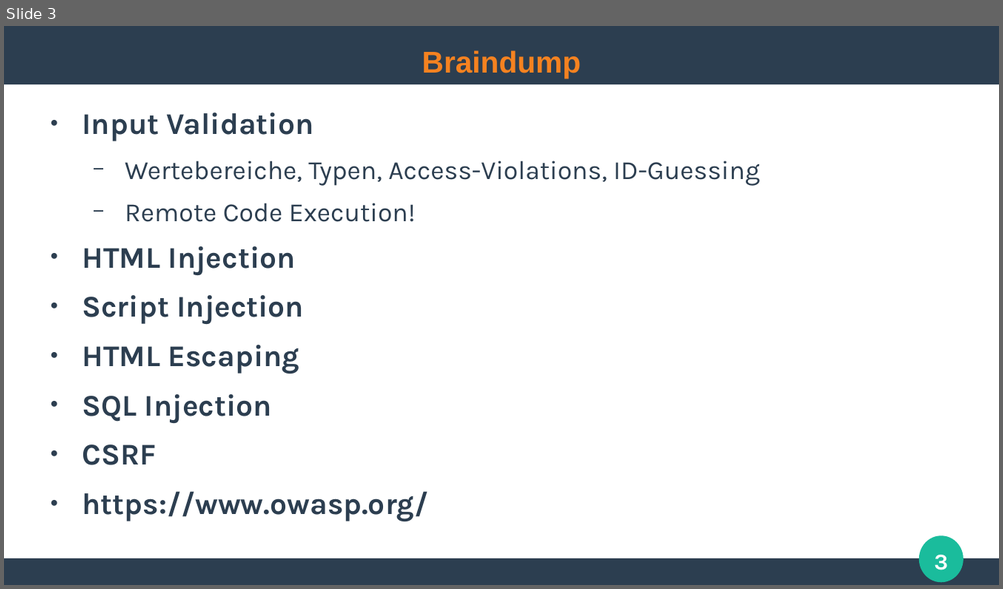
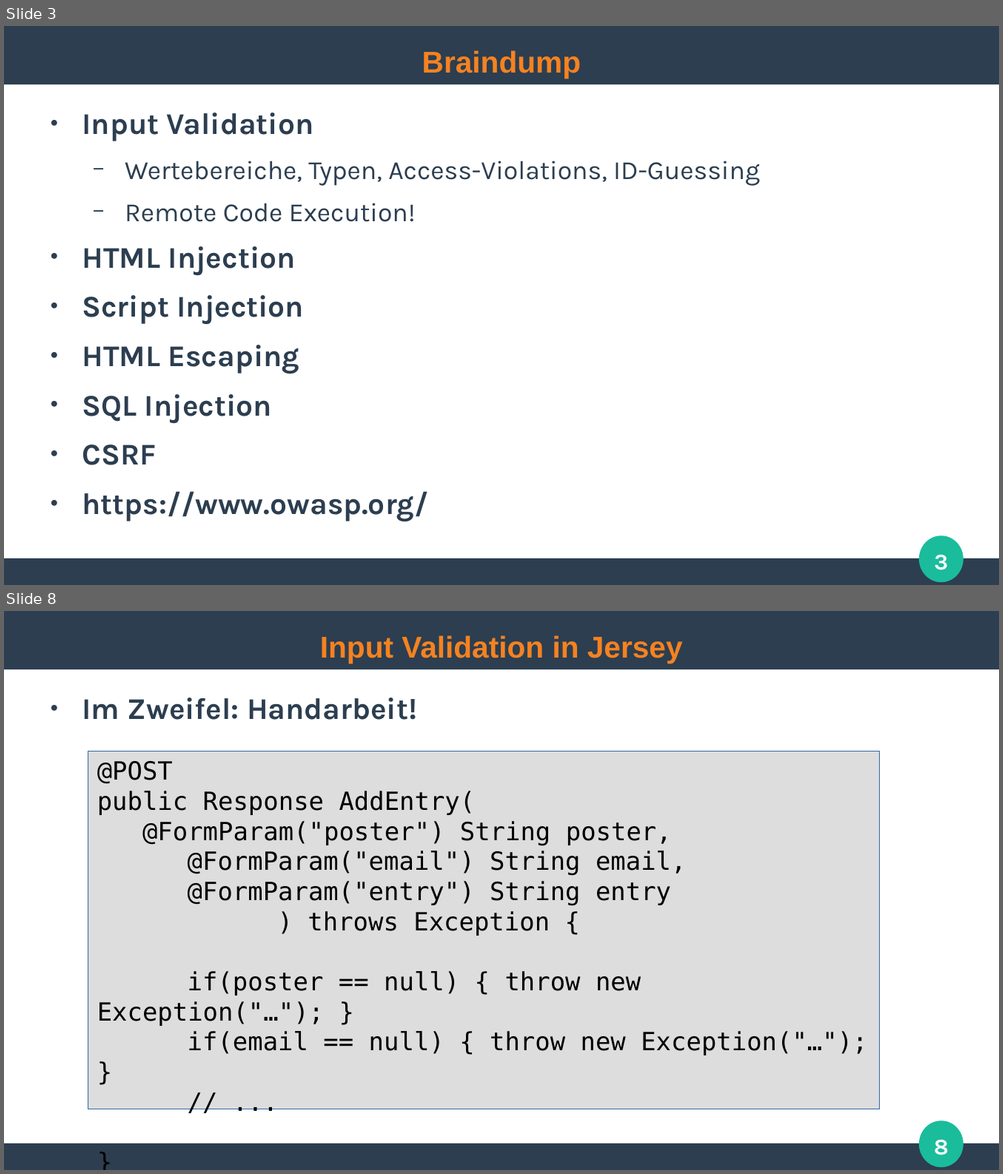
Before and after one commit to ghandmann/HS-AlbSig-WebAnwendungen2, a slide deck: Kapitel/06_WebSecurity.odp. Shown one above the other, each under a label of ours: slide 3 before the commit, slides 3 and 8 after it; the slides between them are not shown. The pictures are 1003x589 and 1003x1174 pixels, drawn with LibreOffice and Linux fonts; fonts in the diff are those of the drawing. Boxes give left, top, right and bottom in pixels: in the first picture for what was removed or moved away, otherwise in the second. Text is boxed around its words. In the diff, an @@ line names an element or a change of style, - is before the commit and + after.

```diff
--- a/Kapitel/06_WebSecurity.odp
+++ b/Kapitel/06_WebSecurity.odp
@@ slide 8 added at [4, 611, 999, 1170], background #FFFFFF; not listed: 3 template elements that a slide beside it also shows @@
@@ title added at [320, 635, 683, 664], 24 pt, text #F58220, bold @@
+Input Validation in Jersey
@@ text added at [82, 698, 417, 720], 24 pt, text #2C3E50, bold @@
+● Im Zweifel: Handarbeit!
@@ rectangle added at [88, 751, 879, 1110], fill #DDDDDD, outline #3465A4 0 pt, 20 pt, text #000000 @@
+@POST
+public Response AddEntry(
+@FormParam("poster") String poster,
+@FormParam("email") String email,
+@FormParam("entry") String entry
+) throws Exception {
+if(poster == null) { throw new Exception("…"); }
+if(email == null) { throw new Exception("…"); }
+// ...
+}
@@ page number added at [933, 1140, 948, 1156], 18 pt, text #FFFFFF, bold @@
+8
```
Also in this commit, not shown: 17 other slides added.
